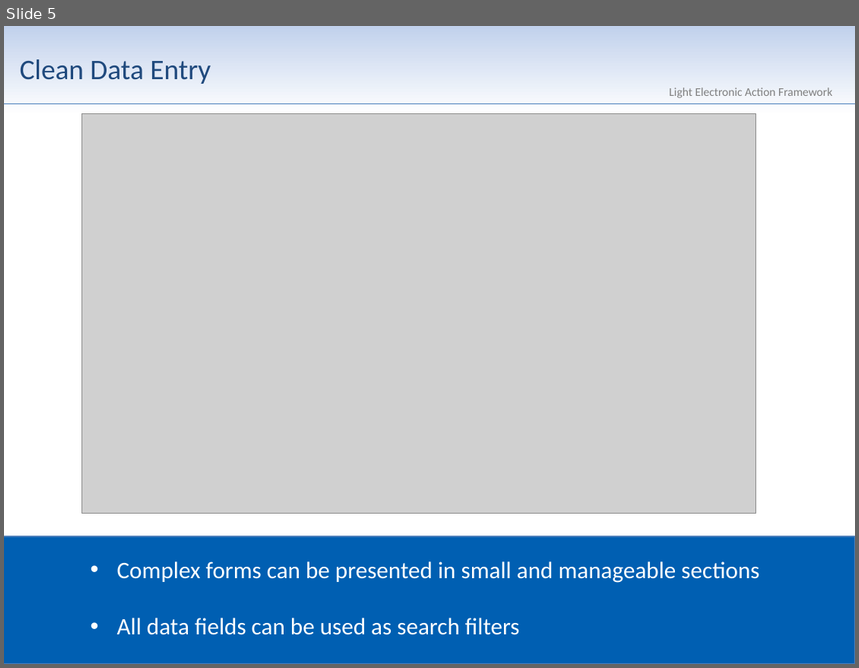
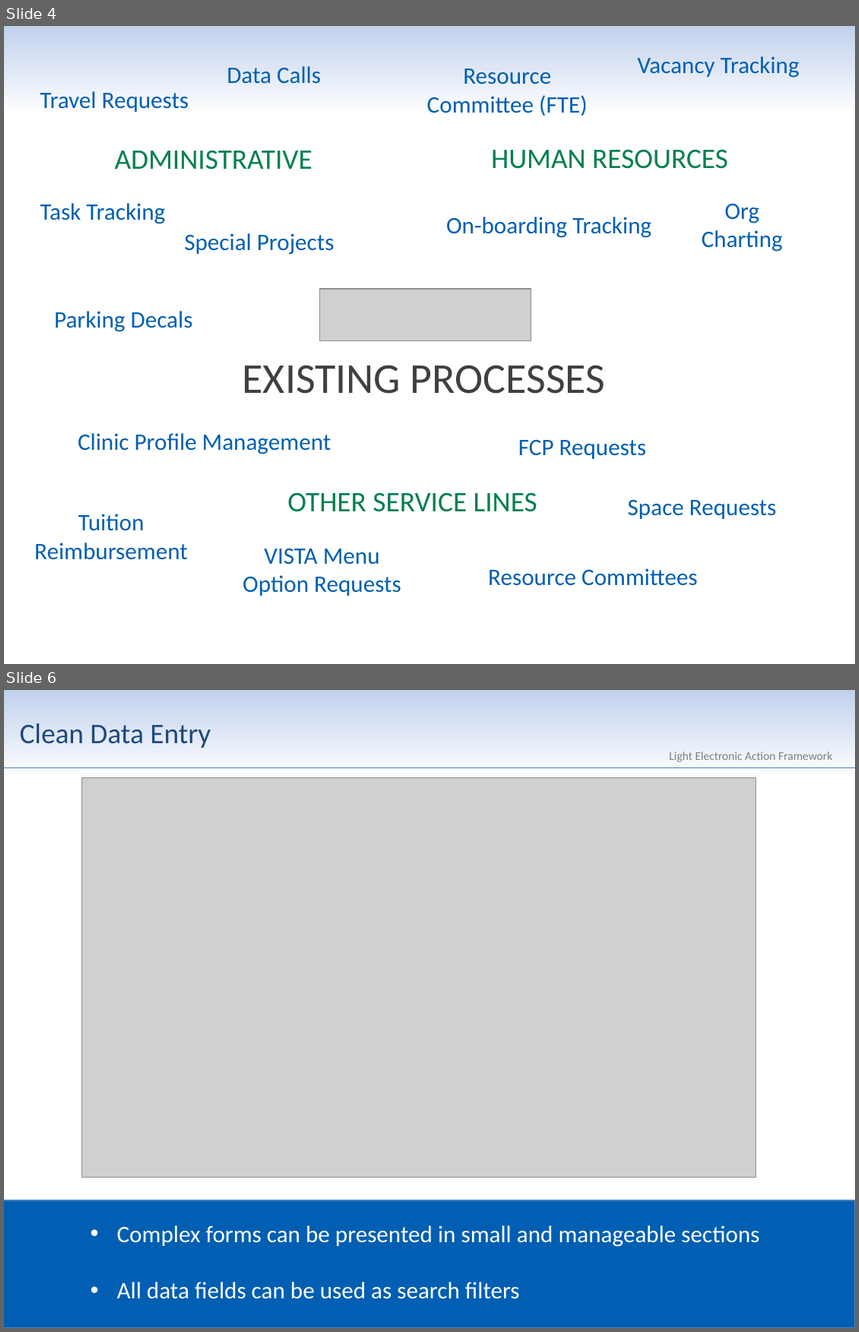
Before and after one commit to department-of-veterans-affairs/LEAF, a slide deck: Documentation/LEAF_Product_Overview.pptx. Shown one above the other, each under a label of ours: slide 5 before the commit, slides 4 and 6 after it; the slides between them are not shown. The pictures are 859x668 and 859x1332 pixels, drawn with LibreOffice and Linux fonts; fonts in the diff are those of the drawing; grey boxes stand for pictures; background and template pictures are left out. Boxes give left, top, right and bottom in pixels: in the first picture for what was removed or moved away, otherwise in the second. Text is boxed around its words. In the diff, an @@ line names an element or a change of style, - is before the commit and + after.

```diff
--- a/Documentation/LEAF_Product_Overview.pptx
+++ b/Documentation/LEAF_Product_Overview.pptx
@@ slide 4 added at (4, 26, 855, 664), background gradient #9AB5E4 to #C2D1ED to #FFFFFF @@
@@ text added at (227, 66, 321, 83), 20 pt, text #005FB2 @@
+Data Calls
@@ text added at (427, 69, 588, 116), 20 pt, text #005FB2 @@
+Resource Committee (FTE)
@@ text added at (638, 56, 800, 78), 20 pt, text #005FB2 @@
+Vacancy Tracking
@@ text added at (40, 91, 189, 112), 20 pt, text #005FB2 @@
+Travel Requests
@@ text added at (115, 150, 313, 170), 24 pt, text #04804F @@
+ADMINISTRATIVE
@@ text added at (491, 149, 728, 169), 24 pt, text #04804F @@
+HUMAN RESOURCES
@@ text added at (40, 203, 165, 224), 20 pt, text #005FB2 @@
+Task Tracking
@@ text added at (702, 204, 783, 252), 20 pt, text #005FB2 @@
+Org Charting
@@ text added at (446, 217, 652, 238), 20 pt, text #005FB2 @@
+On-boarding Tracking
@@ text added at (184, 233, 335, 255), 20 pt, text #005FB2 @@
+Special Projects
@@ picture added at (320, 289, 531, 341) @@
@@ text added at (54, 311, 193, 332), 20 pt, text #005FB2 @@
+Parking Decals
@@ title added at (243, 365, 605, 394), 36 pt, text #404040 @@
+EXISTING PROCESSES
@@ text added at (78, 433, 332, 455), 20 pt, text #005FB2 @@
+Clinic Profile Management
@@ text added at (519, 439, 647, 459), 20 pt, text #005FB2 @@
+FCP Requests
@@ text added at (287, 493, 538, 512), 24 pt, text #04804F @@
+OTHER SERVICE LINES
@@ text added at (628, 500, 777, 519), 20 pt, text #005FB2 @@
+Space Requests
@@ text added at (34, 514, 188, 560), 20 pt, text #005FB2 @@
+Tuition Reimbursement
@@ text added at (243, 548, 401, 596), 20 pt, text #005FB2 @@
+VISTA Menu Option Requests
@@ text added at (488, 569, 698, 586), 20 pt, text #005FB2 @@
+Resource Committees
@@ what was slide 5 is now slide 6 @@
```
Also in this commit, not shown: 5 slides changed, 2 other slides added, 1 slide removed.
